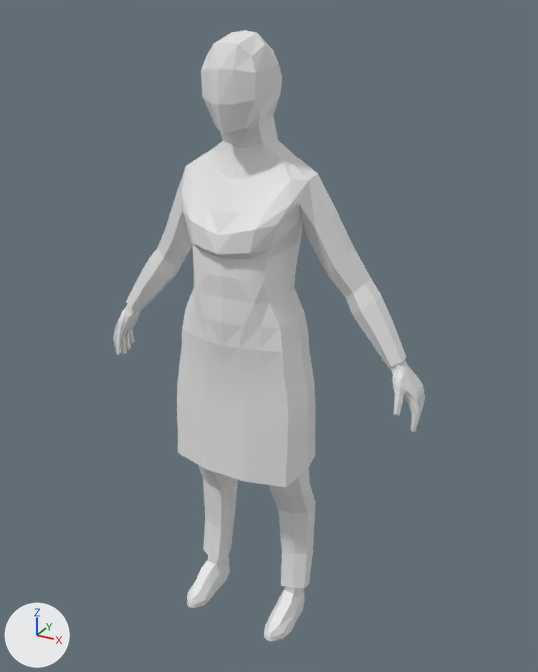
What one commit did to the Blender file Blender Harmjan/main character/save's/sculpting.blend.
The view is the same before and after, from a camera (50 mm lens) standing at (0.945, -1.583, 1.714) and looking at (0.038, 0.066, 0.89). The axes (+X, +Y, +Z) are drawn at lower left. The lights are the same throughout.

Before the edit, the objects in view are built like this:
```python
me_cube_000 = bpy.data.meshes.new('Cube.000')
me_cube_000.from_pydata(...)  # 60 vertices, 48 faces; spans x -0.567..-0.34, y -0.878..-0.19, z -0.029..0.474
me_cube_001 = bpy.data.meshes.new('Cube.001')
me_cube_001.from_pydata(...)  # 216 vertices, 196 faces; spans x 0.0..0.433, y -0.128..0.158, z 0.536..1.381
me_cube_003 = bpy.data.meshes.new('Cube.003')
me_cube_003.from_pydata(...)  # 196 vertices, 194 faces; spans x 0.378..0.487, y -0.013..0.095, z 0.729..0.932
me_cube_004 = bpy.data.meshes.new('Cube.004')
me_cube_004.from_pydata(...)  # 77 vertices, 70 faces; spans x 0.0..0.193, y -0.09..0.131, z 0.089..0.924
me_cube_005 = bpy.data.meshes.new('Cube.005')
me_cube_005.from_pydata(...)  # 51 vertices, 40 faces; spans x 0.0..0.118, y -0.104..0.105, z 1.335..1.668
ob_cube_001 = bpy.data.objects.new('Cube.001', me_cube_001)
ob_cube_001.location = (0.0, 0.0, 0.0)
_m = ob_cube_001.modifiers.new('Mirror', 'MIRROR')
_m.use_clip = True
ob_cube_003 = bpy.data.objects.new('Cube.003', me_cube_003)
ob_cube_003.location = (0.0, 0.0, 0.0)
_m = ob_cube_003.modifiers.new('Mirror', 'MIRROR')
ob_cube_004 = bpy.data.objects.new('Cube.004', me_cube_004)
ob_cube_004.location = (0.0, 0.0, 0.0)
_m = ob_cube_004.modifiers.new('Mirror', 'MIRROR')
_m.use_clip = True
ob_cube_005 = bpy.data.objects.new('Cube.005', me_cube_005)
ob_cube_005.location = (0.0, 0.0, 0.0)
_m = ob_cube_005.modifiers.new('Mirror', 'MIRROR')
_m.use_clip = True
ob_foot = bpy.data.objects.new('foot', me_cube_000)
ob_foot.location = (0.0, -0.186, 0.0)
ob_foot.rotation_euler = (3.142, 3.142, 0.0)  # degrees (180, 180, 0)
ob_foot.scale = (0.317, 0.317, 0.317)
_m = ob_foot.modifiers.new('Mirror', 'MIRROR')
```
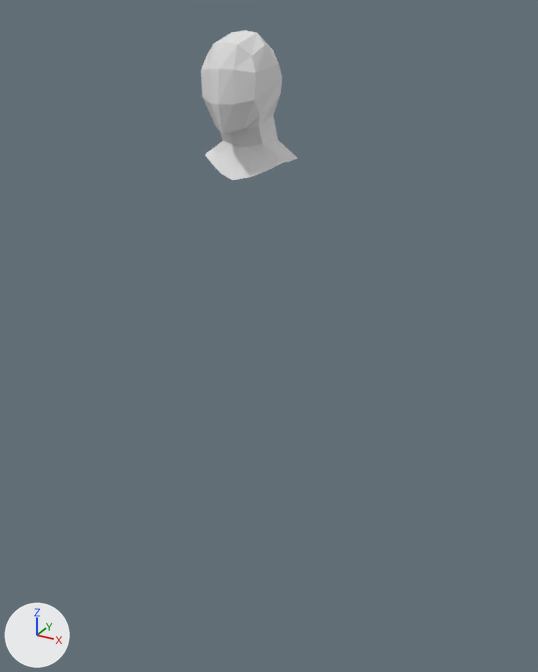
Changed parts and their boxes [x1, y1, x2, y2] in the pictures (538 x 672 px):
'Cube.001', deleted: before [126, 153, 406, 487]
'Cube.004', deleted: before [198, 465, 316, 588]
'foot', deleted: before [187, 556, 305, 642]
'Cube.003', deleted: before [113, 304, 425, 432]

What the commit changed:
Object 'Cube.003' (ob_cube_003) is deleted.
Object 'Cube.004' (ob_cube_004) is deleted.
Object 'Cube.005' (ob_cube_005) loses its MIRROR modifier named 'Mirror'.
Modifier setting removed (it was use_clip = True).
Object 'Cube.001' (ob_cube_001) is deleted.
Object 'foot' (ob_foot) is deleted.
